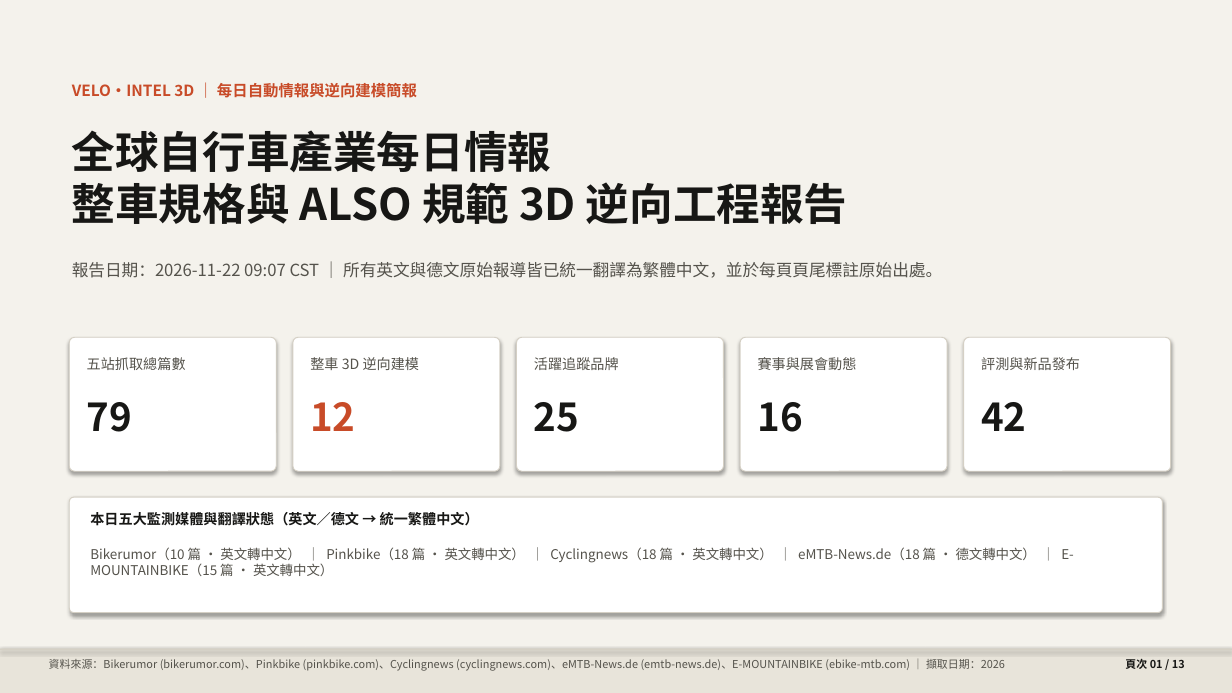
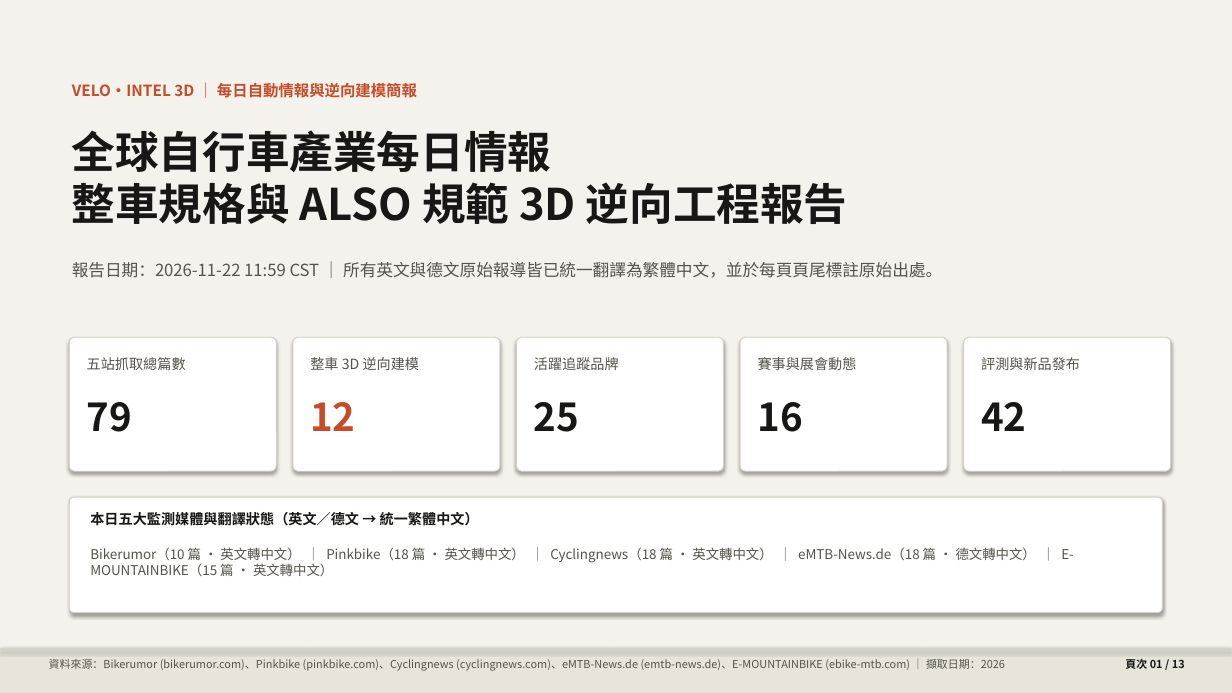
Before and after one commit to pc007ya/BikeResearch-Daily, a slide deck: slide 1 of docs/data/archive/2026-11-22_briefing.pptx. Drawn at 1232x693 pixels with LibreOffice and Linux fonts; fonts in the diff are those of the drawing. Boxes give left, top, right and bottom in pixels: in the first picture for what was removed or moved away, otherwise in the second. Text is boxed around its words. In the diff, an @@ line names an element or a change of style, - is before the commit and + after.

```diff
--- a/docs/data/archive/2026-11-22_briefing.pptx
+++ b/docs/data/archive/2026-11-22_briefing.pptx
@@ text at [72,262,942,278]: text changed @@
-報告日期：2026-11-22 09:07 CST ｜ 所有英文與德文原始報導皆已統一翻譯為繁體中文，並於每頁頁尾標註原始出處。
+報告日期：2026-11-22 11:59 CST ｜ 所有英文與德文原始報導皆已統一翻譯為繁體中文，並於每頁頁尾標註原始出處。
```
Also in this commit, not shown: 8 other slides changed, 59 other files.
